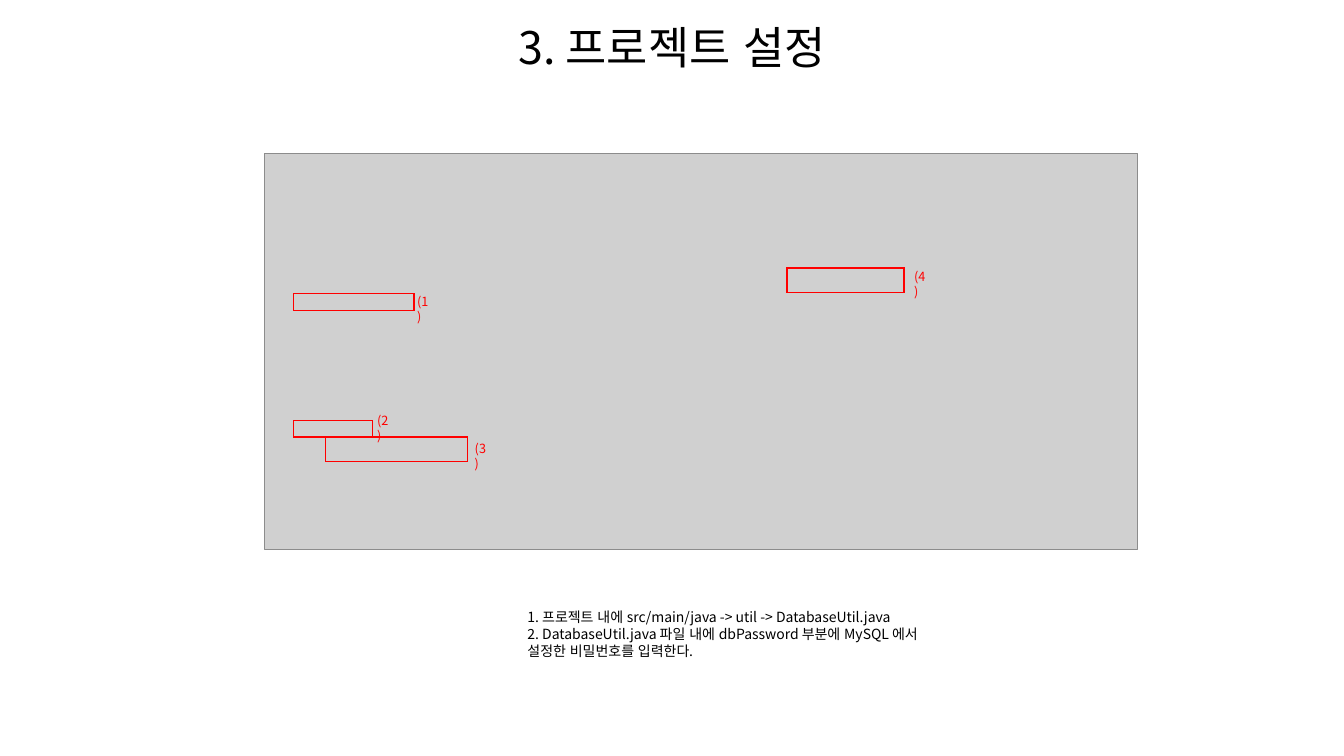
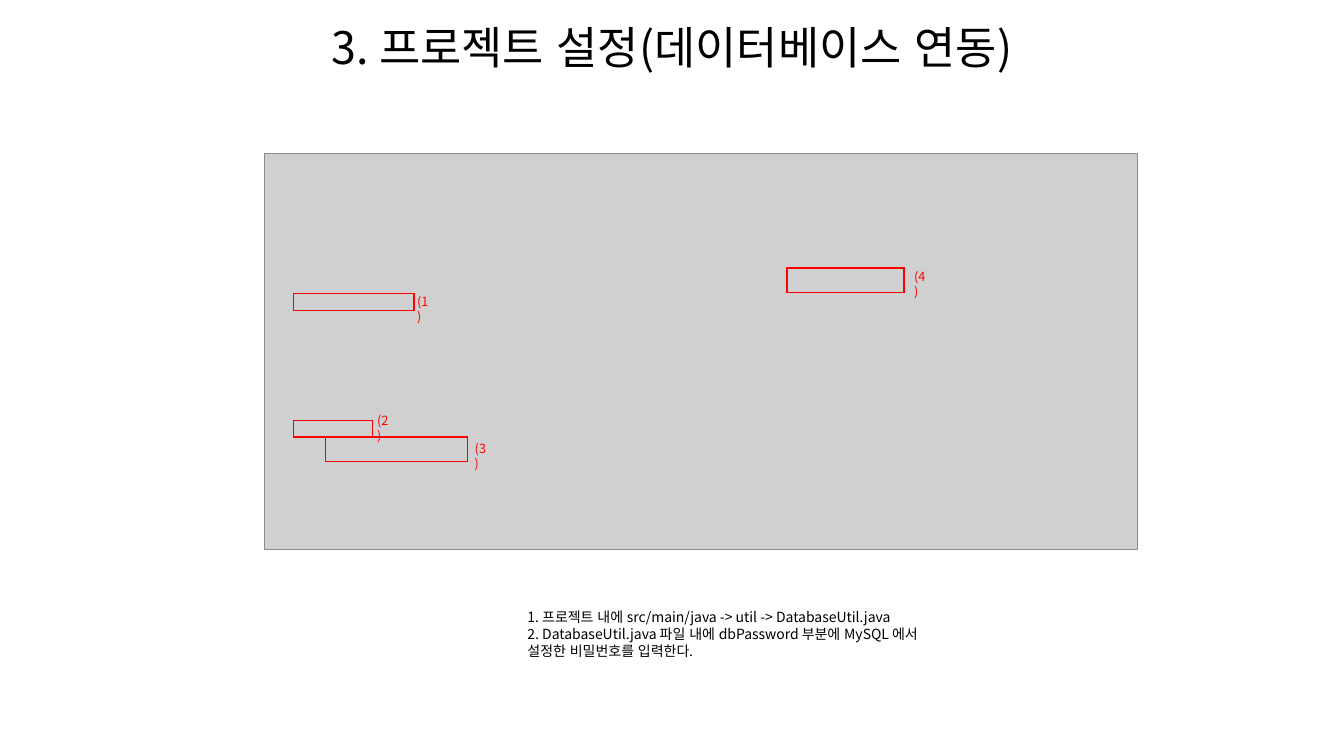
Before and after one commit to What-The-Pork/meeting-log, a slide deck: slide 9 of 최종보고서/모랭 사이트 환경설정.pptx. Drawn at 1344x756 pixels with LibreOffice and Linux fonts; fonts in the diff are those of the drawing; grey boxes stand for pictures. Boxes give left, top, right and bottom in pixels: in the first picture for what was removed or moved away, otherwise in the second. Text is boxed around its words. In the diff, an @@ line names an element or a change of style, - is before the commit and + after.

```diff
--- a/최종보고서/모랭 사이트 환경설정.pptx
+++ b/최종보고서/모랭 사이트 환경설정.pptx
@@ title at [332,27,1012,73]: text changed @@
-3. 프로젝트 설정
+3. 프로젝트 설정(데이터베이스 연동)
```
Also in this commit, not shown: 2 slides added, 1 other file.
